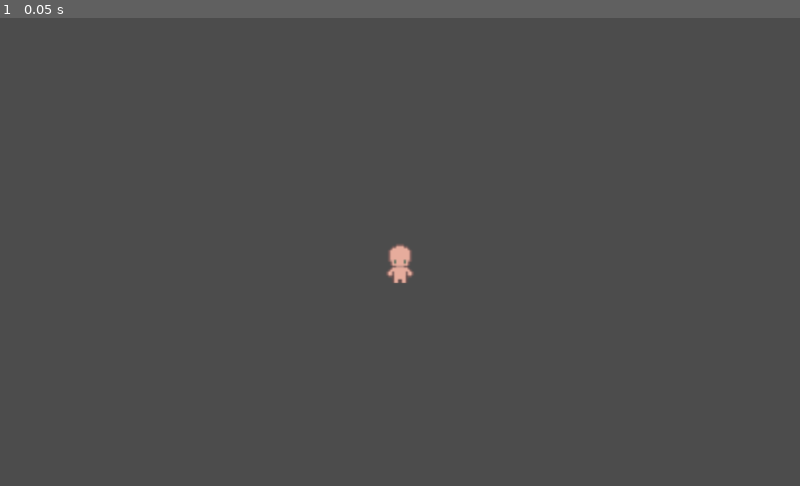
Above: before the commit, frame 1.
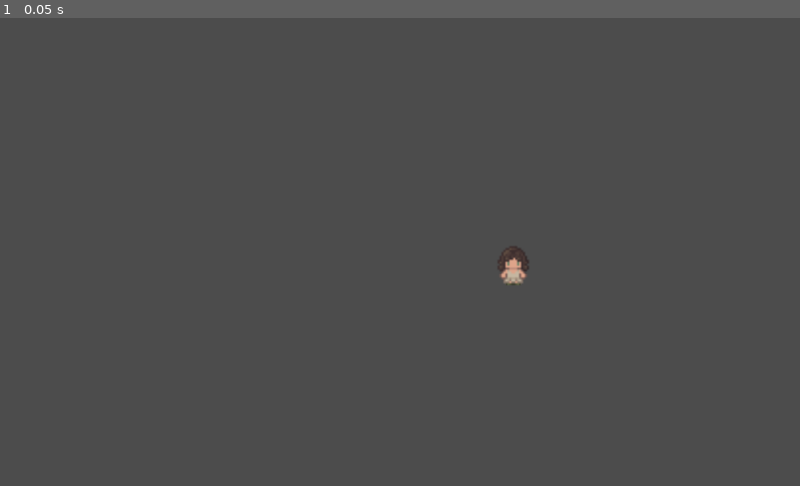
Above: after the commit, the same moment.

Repository: WillanVelascoFernandez/herdonia_island-proyecto_final_infografia
Game: Godot game, scene res://jugador/Jugador.tscn
The game is run twice, just before and just after one commit, with the same random seed, the same clock (stepped at 60 frames per second) and the same inputs. This scene is started directly instead of the project's main scene.
Inputs:
- Up to frame 1 (0.05 s): no input

The runs differ from the first frame. In frame 1, 0.4% of the frame differs, in the area x 48-67%, y 48-58%.

Commit message:
animaciones personaje

Diff:
--- a/jugador/Jugador.tscn
+++ b/jugador/Jugador.tscn
@@ -1,27 +1,193 @@
-[gd_scene load_steps=5 format=2]
-
-[ext_resource path="res://sprites/personaje/char1_walk.png" type="Texture" id=1]
+[gd_scene load_steps=15 format=2]
+
+[ext_resource path="res://sprites/personaje/personaje_completo.png" type="Texture" id=1]
 
 [sub_resource type="CapsuleShape2D" id=1]
 height = 6.0
 
+[sub_resource type="Animation" id=4]
+length = 0.001
+loop = true
+tracks/0/type = "bezier"
+tracks/0/path = NodePath("personaje:frame")
+tracks/0/interp = 1
+tracks/0/loop_wrap = true
+tracks/0/imported = false
+tracks/0/enabled = true
+tracks/0/keys = {
+"points": PoolRealArray( 0, -0.25, 0, 0.25, 0 ),
+"times": PoolRealArray( 0 )
+}
+
+[sub_resource type="Animation" id=5]
+resource_name = "caminar_abajo"
+length = 0.7
+loop = true
+tracks/0/type = "bezier"
+tracks/0/path = NodePath("personaje:frame")
+tracks/0/interp = 1
+tracks/0/loop_wrap = true
+tracks/0/imported = false
+tracks/0/enabled = true
+tracks/0/keys = {
+"points": PoolRealArray( 0, -0.25, 0, 0.25, 0, 1, -0.25, 0, 0.25, 0, 2, -0.25, 0, 0.25, 0, 3, -0.25, 0, 0.25, 0, 4, -0.25, 0, 0.25, 0, 5, -0.25, 0, 0.25, 0, 6, -0.25, 0, 0.25, 0, 7, -0.25, 0, 0.25, 0 ),
+"times": PoolRealArray( 0, 0.1, 0.2, 0.3, 0.4, 0.5, 0.6, 0.7 )
+}
+
+[sub_resource type="Animation" id=6]
+resource_name = "caminar_arriba"
+length = 0.7
+loop = true
+tracks/0/type = "bezier"
+tracks/0/path = NodePath("personaje:frame")
+tracks/0/interp = 1
+tracks/0/loop_wrap = true
+tracks/0/imported = false
+tracks/0/enabled = true
+tracks/0/keys = {
+"points": PoolRealArray( 8, -0.25, 0, 0.25, 0, 9, -0.25, 0, 0.25, 0, 10, -0.25, 0, 0.25, 0, 11, -0.25, 0, 0.25, 0, 12, -0.25, 0, 0.25, 0, 13, -0.25, 0, 0.25, 0, 14, -0.25, 0, 0.25, 0, 15, -0.25, 0, 0.25, 0 ),
+"times": PoolRealArray( 0, 0.1, 0.2, 0.3, 0.4, 0.5, 0.6, 0.7 )
+}
+
+[sub_resource type="Animation" id=7]
+resource_name = "caminar_derecha"
+length = 0.7
+loop = true
+tracks/0/type = "bezier"
+tracks/0/path = NodePath("personaje:frame")
+tracks/0/interp = 1
+tracks/0/loop_wrap = true
+tracks/0/imported = false
+tracks/0/enabled = true
+tracks/0/keys = {
+"points": PoolRealArray( 16, -0.25, 0, 0.25, 0, 17, -0.25, 0, 0.25, 0, 18, -0.25, 0, 0.25, 0, 19, -0.25, 0, 0.25, 0, 20, -0.25, 0, 0.25, 0, 21, -0.25, 0, 0.25, 0, 22, -0.25, 0, 0.25, 0, 23, -0.25, 0, 0.25, 0 ),
+"times": PoolRealArray( 0, 0.1, 0.2, 0.3, 0.4, 0.5, 0.6, 0.7 )
+}
+
+[sub_resource type="Animation" id=8]
+resource_name = "caminar_izquierda"
+length = 0.7
+loop = true
+tracks/0/type = "bezier"
+tracks/0/path = NodePath("personaje:frame")
+tracks/0/interp = 1
+tracks/0/loop_wrap = true
+tracks/0/imported = false
+tracks/0/enabled = true
+tracks/0/keys = {
+"points": PoolRealArray( 24, -0.25, 0, 0.25, 0, 25, -0.25, 0, 0.25, 0, 26, -0.25, 0, 0.25, 0, 27, -0.25, 0, 0.25, 0, 28, -0.25, 0, 0.25, 0, 29, -0.25, 0, 0.25, 0, 30, -0.25, 0, 0.25, 0, 31, -0.25, 0, 0.25, 0 ),
+"times": PoolRealArray( 0, 0.1, 0.2, 0.3, 0.4, 0.5, 0.6, 0.7 )
+}
+
+[sub_resource type="Animation" id=10]
+resource_name = "idle"
+length = 4.0
+loop = true
+step = 0.15
+tracks/0/type = "bezier"
+tracks/0/path = NodePath("personaje:frame")
+tracks/0/interp = 1
+tracks/0/loop_wrap = true
+tracks/0/imported = false
+tracks/0/enabled = true
+tracks/0/keys = {
+"points": PoolRealArray( 64, -0.25, 0, 0.25, 0, 64, -0.25, 0, 0.25, 0, 66, -0.25, 0, 0.25, 0, 66, -0.25, 0, 0.25, 0, 64, -0.25, 0, 0.25, 0, 64, -0.25, 0, 0.25, 0, 66, -0.25, 0, 0.25, 0, 66, -0.25, 0, 0.25, 0, 64, -0.25, 0, 0.25, 0, 64, -0.25, 0, 0.25, 0, 66, -0.25, 0, 0.25, 0, 66, -0.25, 0, 0.25, 0 ),
+"times": PoolRealArray( 0.5, 0.75, 1.1, 1.5, 1.7, 1.95, 2.3, 2.7, 2.9, 3.15, 3.5, 3.9 )
+}
+
+[sub_resource type="Animation" id=9]
+resource_name = "pescar_abajo"
+length = 0.6
+loop = true
+step = 0.15
+tracks/0/type = "bezier"
+tracks/0/path = NodePath("personaje:frame")
+tracks/0/interp = 1
+tracks/0/loop_wrap = true
+tracks/0/imported = false
+tracks/0/enabled = true
+tracks/0/keys = {
+"points": PoolRealArray( 32, -0.25, 0, 0.25, 0, 33, -0.25, 0, 0.25, 0, 34, -0.25, 0, 0.25, 0, 35, -0.25, 0, 0.25, 0, 36, -0.25, 0, 0.25, 0 ),
+"times": PoolRealArray( 0, 0.15, 0.3, 0.45, 0.6 )
+}
+
+[sub_resource type="Animation" id=11]
+resource_name = "pescar_arriba"
+length = 0.6
+loop = true
+step = 0.15
+tracks/0/type = "bezier"
+tracks/0/path = NodePath("personaje:frame")
+tracks/0/interp = 1
+tracks/0/loop_wrap = true
+tracks/0/imported = false
+tracks/0/enabled = true
+tracks/0/keys = {
+"points": PoolRealArray( 40, -0.25, 0, 0.25, 0, 41, -0.25, 0, 0.25, 0, 42, -0.25, 0, 0.25, 0, 43, -0.25, 0, 0.25, 0, 44, -0.25, 0, 0.25, 0 ),
+"times": PoolRealArray( 0, 0.15, 0.3, 0.45, 0.6 )
+}
+
+[sub_resource type="Animation" id=12]
+resource_name = "pescar_derecha"
+length = 0.6
+loop = true
+step = 0.15
+tracks/0/type = "bezier"
+tracks/0/path = NodePath("personaje:frame")
+tracks/0/interp = 1
+tracks/0/loop_wrap = true
+tracks/0/imported = false
+tracks/0/enabled = true
+tracks/0/keys = {
+"points": PoolRealArray( 48, -0.25, 0, 0.25, 0, 49, -0.25, 0, 0.25, 0, 50, -0.25, 0, 0.25, 0, 51, -0.25, 0, 0.25, 0, 52, -0.25, 0, 0.25, 0 ),
+"times": PoolRealArray( 0, 0.15, 0.3, 0.45, 0.6 )
+}
+
+[sub_resource type="Animation" id=13]
+resource_name = "pescar_izquierda"
+length = 0.6
+loop = true
+step = 0.15
+tracks/0/type = "bezier"
+tracks/0/path = NodePath("personaje:frame")
+tracks/0/interp = 1
+tracks/0/loop_wrap = true
+tracks/0/imported = false
+tracks/0/enabled = true
+tracks/0/keys = {
+"points": PoolRealArray( 56, -0.25, 0, 0.25, 0, 57, -0.25, 0, 0.25, 0, 58, -0.25, 0, 0.25, 0, 59, -0.25, 0, 0.25, 0, 60, -0.25, 0, 0.25, 0 ),
+"times": PoolRealArray( 0, 0.15, 0.3, 0.45, 0.6 )
+}
+
 [sub_resource type="AnimationNodeStateMachine" id=2]
 
 [sub_resource type="AnimationNodeStateMachinePlayback" id=3]
 
 [node name="Jugador" type="KinematicBody2D"]
-position = Vector2( 642, 255 )
-
-[node name="Sprite" type="Sprite" parent="."]
+position = Vector2( 676, 273 )
+
+[node name="personaje" type="Sprite" parent="."]
+position = Vector2( 58, 1 )
 texture = ExtResource( 1 )
 hframes = 8
-vframes = 4
+vframes = 10
 
 [node name="CollisionShape2D" type="CollisionShape2D" parent="."]
+visible = false
 position = Vector2( 0, 6 )
 shape = SubResource( 1 )
 
 [node name="AnimationPlayer" type="AnimationPlayer" parent="."]
+anims/RESET = SubResource( 4 )
+anims/caminar_abajo = SubResource( 5 )
+anims/caminar_arriba = SubResource( 6 )
+anims/caminar_derecha = SubResource( 7 )
+anims/caminar_izquierda = SubResource( 8 )
+anims/idle = SubResource( 10 )
+anims/pescar_abajo = SubResource( 9 )
+anims/pescar_arriba = SubResource( 11 )
+anims/pescar_derecha = SubResource( 12 )
+anims/pescar_izquierda = SubResource( 13 )
 
 [node name="AnimationTree" type="AnimationTree" parent="."]
 tree_root = SubResource( 2 )
@@ -29,6 +195,7 @@
 parameters/playback = SubResource( 3 )
 
 [node name="Camera2D" type="Camera2D" parent="."]
+visible = false
 current = true
 zoom = Vector2( 0.4, 0.4 )
 smoothing_speed = 3.0
Binary file removed: sprites/personaje/char1_walk.png
Binary file added: sprites/personaje/personaje_completo.png
Not shown, added: sprites/personaje/personaje_completo.png.import
Binary file added: sprites/personaje/shadow.png
Not shown, changed: sprites/personaje/shadow.png.import
